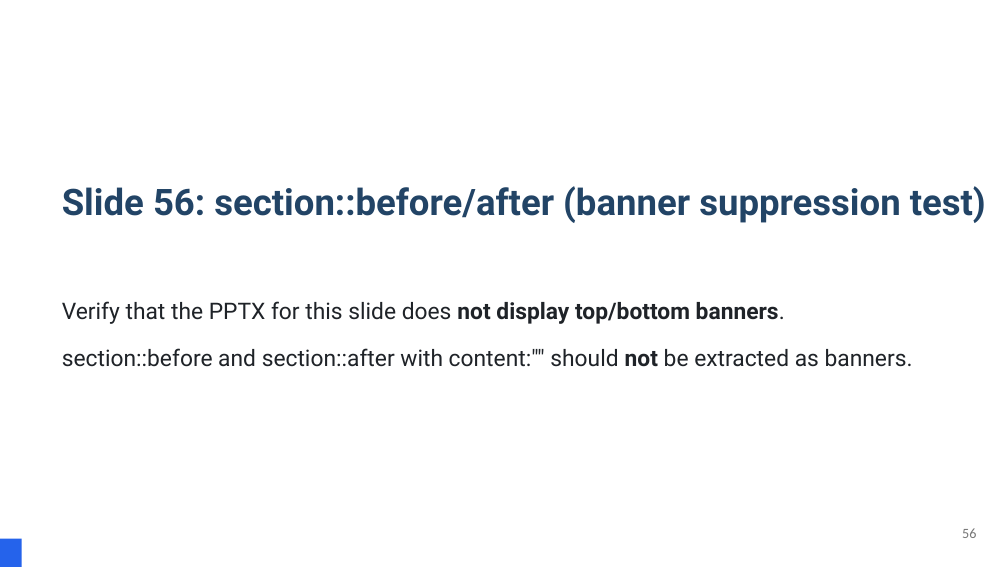
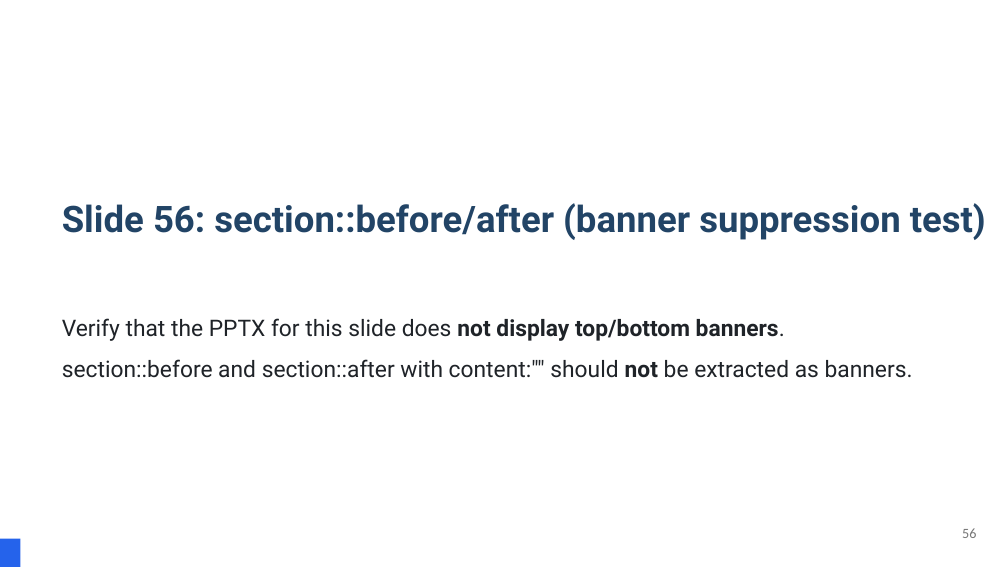
Before and after one commit to KatsuYuzu/marp-to-editable-pptx, a slide deck: slide 56 of output-pptx/test-output.pptx. Drawn at 1008x567 pixels with LibreOffice and Linux fonts; fonts in the diff are those of the drawing. Boxes give left, top, right and bottom in pixels: in the first picture for what was removed or moved away, otherwise in the second. Text is boxed around its words. In the diff, an @@ line names an element or a change of style, - is before the commit and + after.

Commit message:
test: テストフィクスチャ追加（スライド81-95）と開発用診断ツール群
テストフィクスチャ:
- pptx-export.md: colspan/rowspan、ol start、list-style-type、
  ネストリスト、コンテナ埋め込み等のテストスライドを追加
- output-pptx: 最新バンドルによる出力を更新

開発ツール:
- compare-visuals 用の診断スクリプト群を追加
  (check-fail-slides, check-fonts-spacing, structural-test 等)
- ビジュアルリグレッションテストのバッチ実行スクリプト追加
- visual-regression.test.ts: 構造的テストの自動化フレームワーク

jest.config.js: visual-regression テストのセットアップファイル追加

```diff
--- a/output-pptx/test-output.pptx
+++ b/output-pptx/test-output.pptx
@@ text "Slide 56: section::before/after (banner suppression ...": place and size @@
-text "Slide 56: section::before/after (banner suppression ..." at (62,186,986,223)
+text "Slide 56: section::before/after (banner suppression ..." at (62,203,986,240)
@@ text "Verify that the PPTX for ...": place and size @@
-text "Verify that the PPTX for ..." at (62,301,785,324)
+text "Verify that the PPTX for ..." at (62,318,913,378)
@@ text at (62,359,913,378): paragraph added @@
+section::before and section::after with content:"" should not be extracted as banners.
@@ text removed at (62,348,913,367) @@
-section::before and section::after with content:"" should not be extracted as banners.
```
Also in this commit, not shown: 49 other slides changed, 5 slides added, 19 other files.
